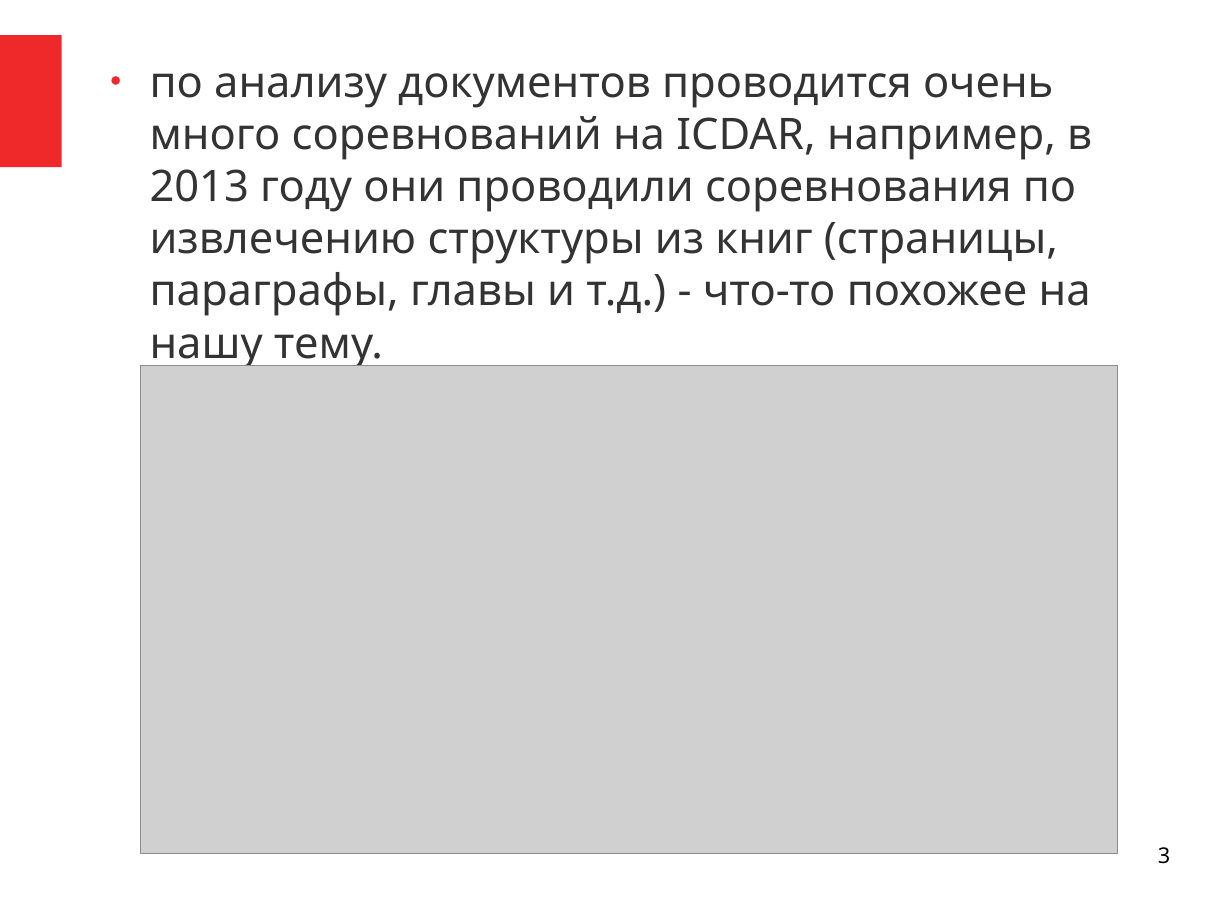
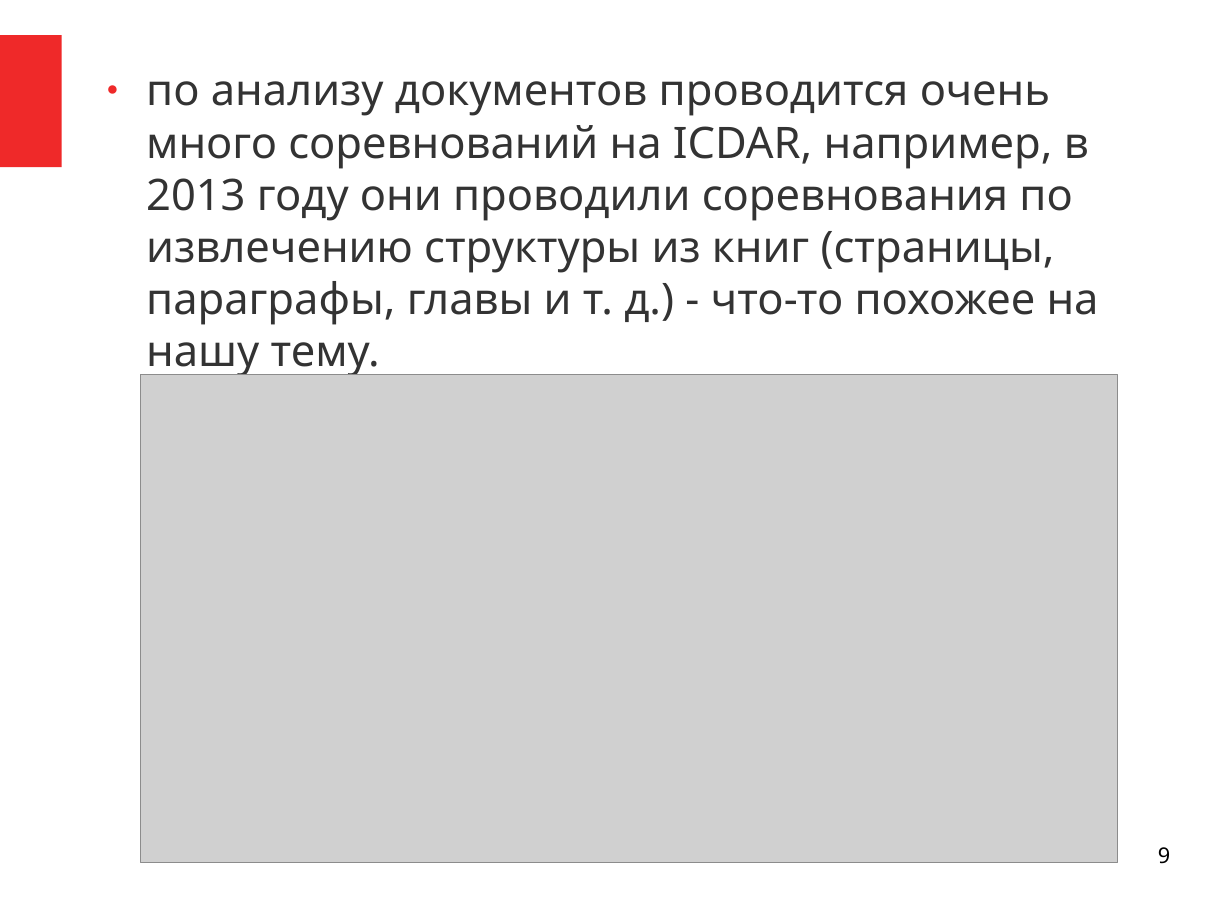
Before and after one commit to NastyBoget/document_structure_extraction, a slide deck: slide 9 of статьи/защита.odp (slide 3 before the commit). Drawn at 1232x924 pixels with LibreOffice and Linux fonts; fonts in the diff are those of the drawing; grey boxes stand for pictures. Boxes give left, top, right and bottom in pixels: in the first picture for what was removed or moved away, otherwise in the second. Text is boxed around its words. In the diff, an @@ line names an element or a change of style, - is before the commit and + after.

```diff
--- a/статьи/защита.odp
+++ b/статьи/защита.odp
@@ text at (x1=146, y1=81, x2=1099, y2=378): spaces changed @@
-● по анализу документов проводится очень много соревнований на ICDAR, например, в 2013 году они проводили соревнования по извлечению структуры из книг (страницы, параграфы, главы и т.д.) - что-то похожее на нашу тему.
+● по анализу документов проводится очень много соревнований на ICDAR, например, в 2013 году они проводили соревнования по извлечению структуры из книг (страницы, параграфы, главы и т. д.) - что-то похожее на нашу тему.
@@ picture moved from (x1=141, y1=366, x2=1118, y2=853) to (x1=141, y1=375, x2=1118, y2=862) @@
@@ page number at (x1=1158, y1=847, x2=1170, y2=864): text changed @@
-3
+9
```
Also in this commit, not shown: 8 other slides changed, 2 slides added, 4 slides removed, 5 other files.
